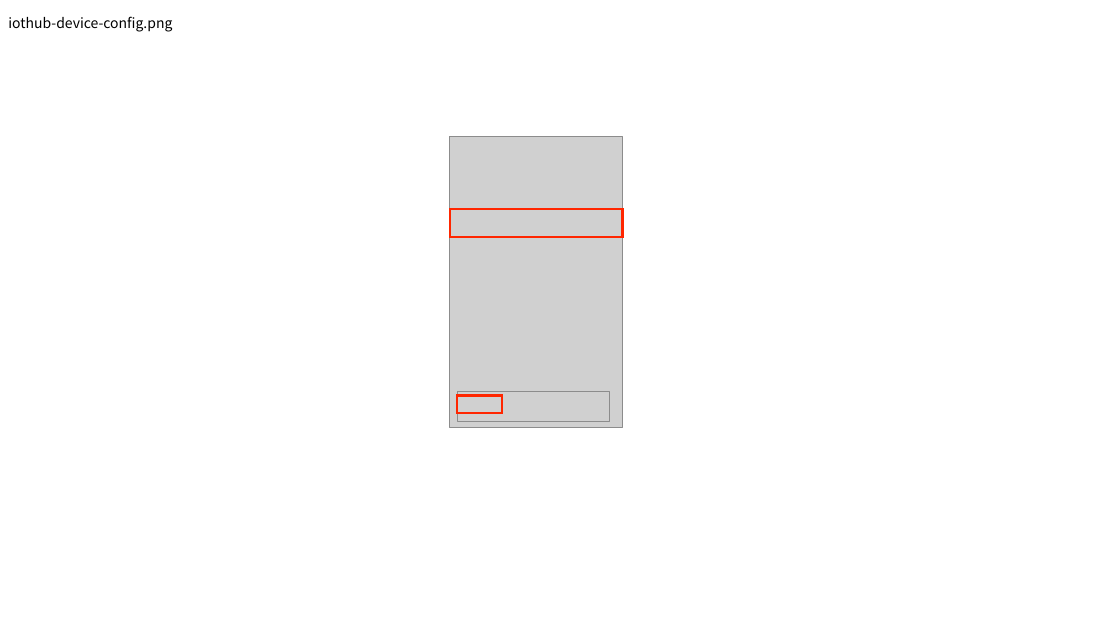
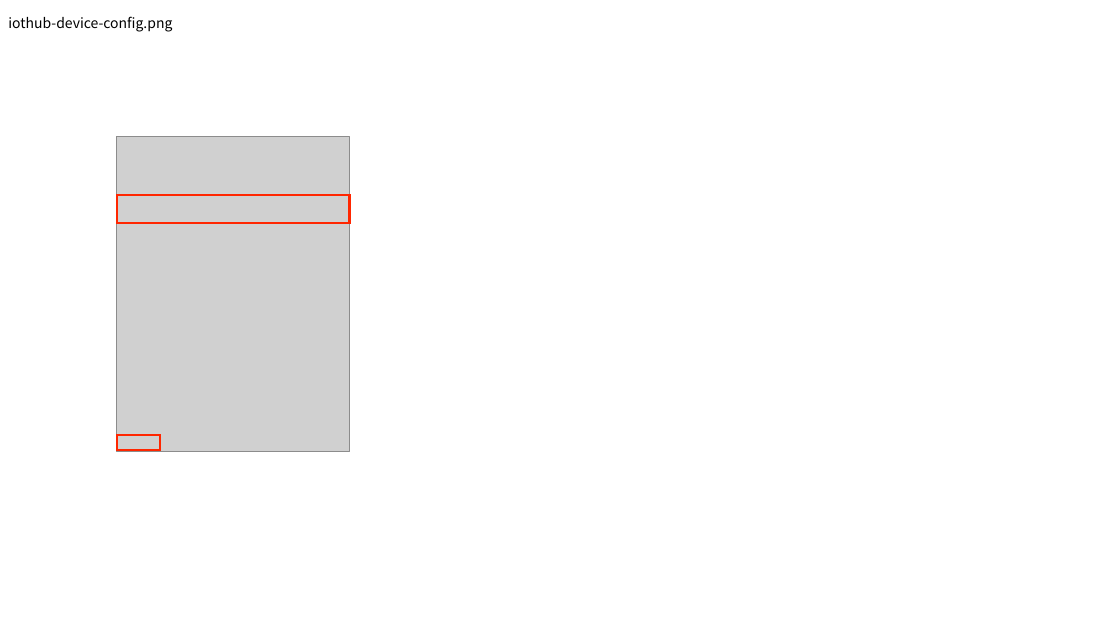
Before and after one commit to akubicharm/azure-workshop, a slide deck: slide 14 of iot-basic/images/iothub.pptx. Drawn at 1120x630 pixels with LibreOffice and Linux fonts; fonts in the diff are those of the drawing; grey boxes stand for pictures. Boxes give left, top, right and bottom in pixels: in the first picture for what was removed or moved away, otherwise in the second. Text is boxed around its words. In the diff, an @@ line names an element or a change of style, - is before the commit and + after.

```diff
--- a/iot-basic/images/iothub.pptx
+++ b/iot-basic/images/iothub.pptx
@@ picture added at bbox=[117, 137, 350, 452] @@
@@ picture removed at bbox=[450, 137, 623, 428] @@
@@ rectangle added at bbox=[117, 195, 350, 223], outline #FF2600 2 pt @@
@@ rectangle removed at bbox=[450, 209, 623, 238] @@
@@ picture removed at bbox=[457, 392, 610, 421] @@
@@ rectangle: place and size @@
-rectangle at bbox=[457, 396, 502, 413]
+rectangle at bbox=[117, 435, 160, 450]
```
Also in this commit, not shown: 9 other slides changed, 42 other files.
